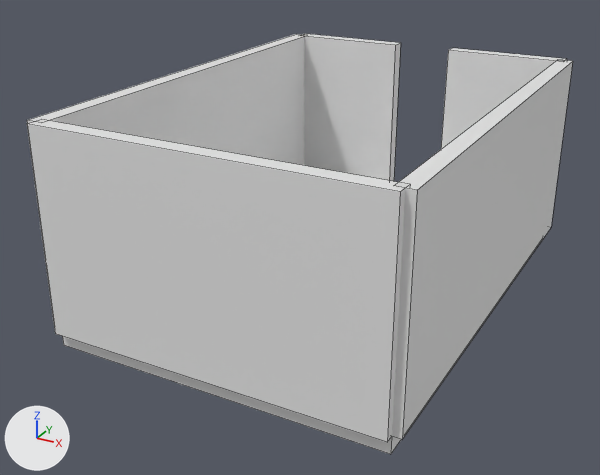
Renders of the FBX model mansion_small_room.fbx from each side of a commit.
Both versions are drawn from a camera (50 mm lens) standing at (1.33, -2.7, 1.53) and looking at (-0.08, -0.14, 0.25). Every picture has the same lights, and +X, +Y and +Z are marked at lower left. Mesh edges are drawn as thin lines. Where no turn or scale is listed for an object, it has been applied to the vertices.

Names of what the first picture shows: 'floor_1', 'wall_1', 'wall_2', 'wall_3', 'wall_4', 'wall_5'.
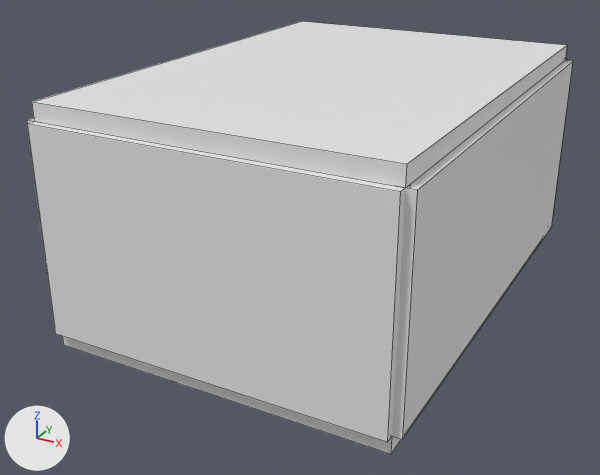
Pixel boxes (x1, y1, x2, y2) of what changed, in the pictures (600 x 475 px):
'ceiling_1', added
    after: (32, 21, 567, 188)
'wall_3', unchanged, covered by the edit
    before: (27, 34, 304, 165)
    after: (27, 118, 34, 124)
'wall_5', unchanged, covered by the edit
    before: (299, 33, 401, 181)
'wall_4', unchanged, covered by the edit
    before: (441, 48, 567, 149)

The edits, one by one:
Object 'ceiling_1' (ob_ceiling_1) is new; it shows a copy of the mesh of ob_floor_1.
Its location is (0.0, 0.0, 0.812).
